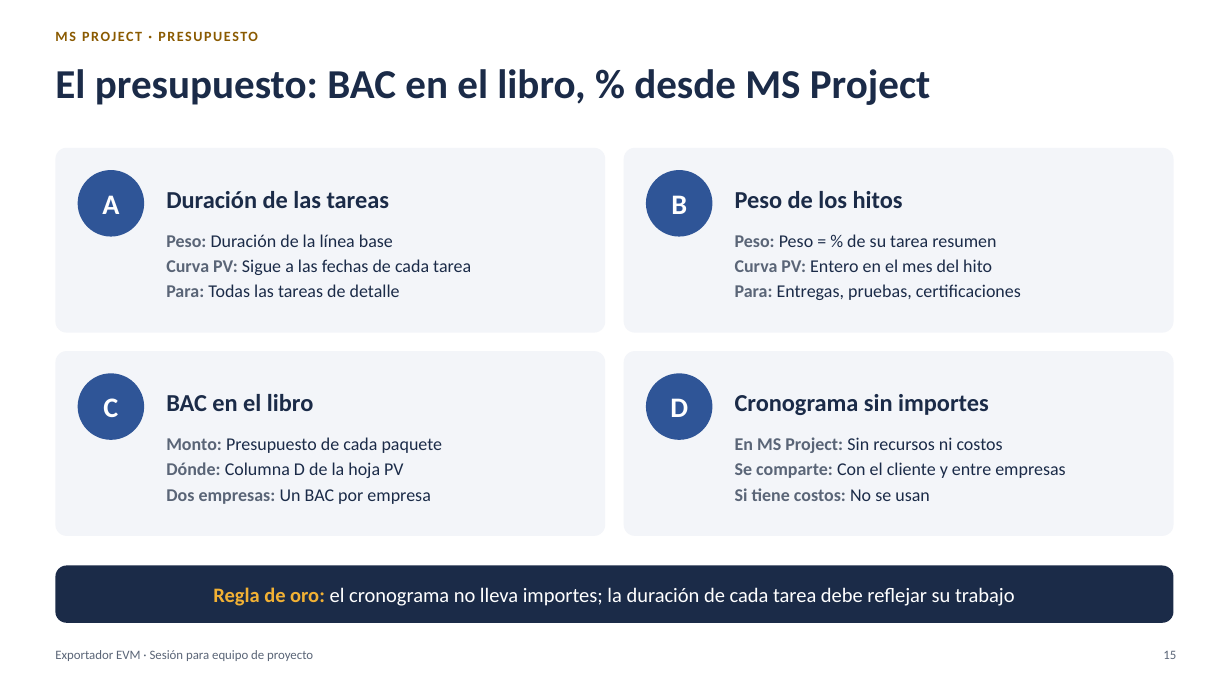
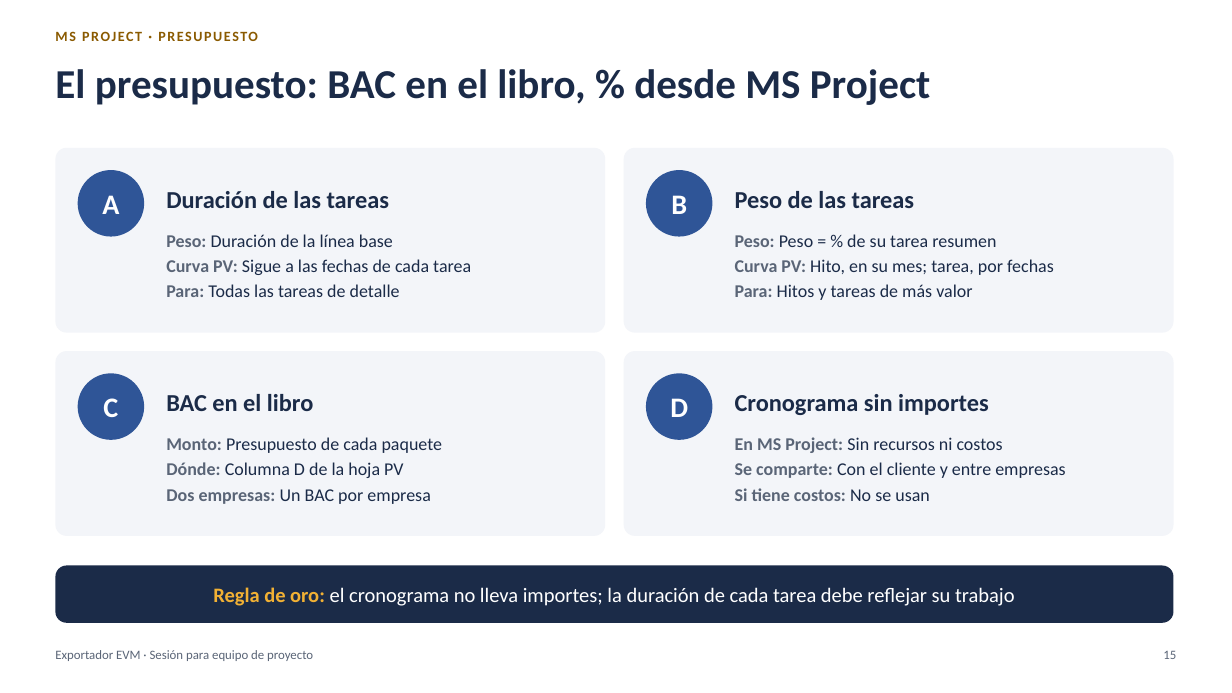
Before and after one commit to MarceloSalazar/evm-automation, a slide deck: slide 15 of docs/presentacion-jefes-de-proyecto.pptx. Drawn at 1232x693 pixels with LibreOffice and Linux fonts; fonts in the diff are those of the drawing. Boxes give left, top, right and bottom in pixels: in the first picture for what was removed or moved away, otherwise in the second. Text is boxed around its words. In the diff, an @@ line names an element or a change of style, - is before the commit and + after.

```diff
--- a/docs/presentacion-jefes-de-proyecto.pptx
+++ b/docs/presentacion-jefes-de-proyecto.pptx
@@ text at <box>735,191,915,208</box>: text changed @@
-Peso de los hitos
+Peso de las tareas
@@ text at <box>735,259,1054,300</box>: text changed @@
-Curva PV: Entero en el mes del hito
-Para: Entregas, pruebas, certificaciones
+Curva PV: Hito, en su mes; tarea, por fechas
+Para: Hitos y tareas de más valor
```
Also in this commit, not shown: 2 other slides changed, 1 other file.
